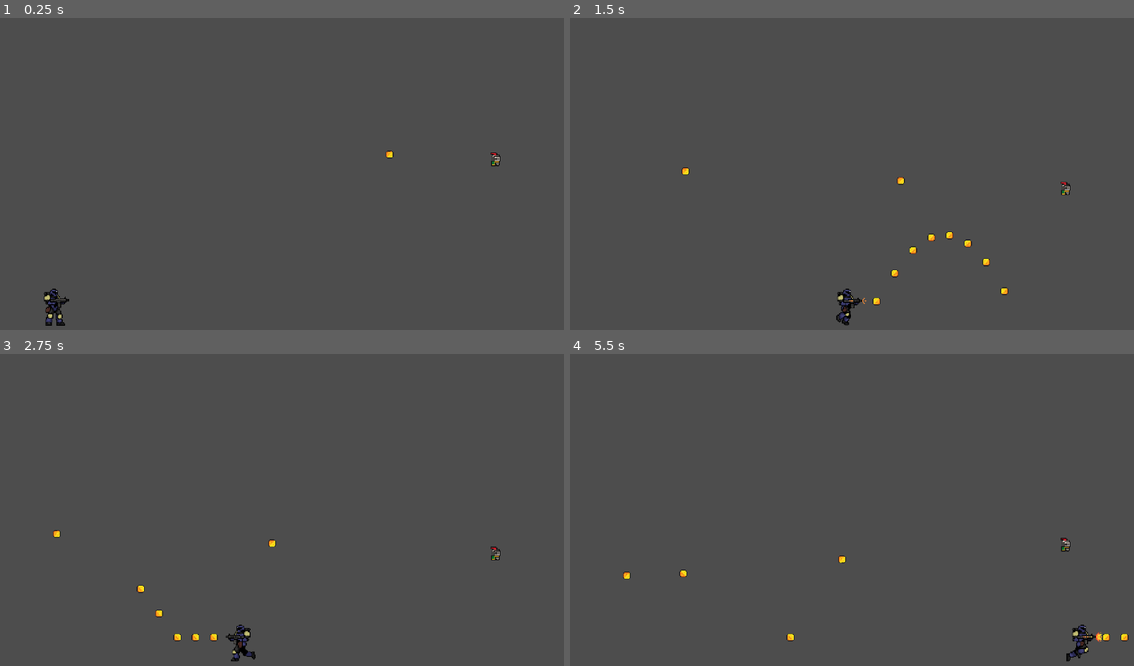
Above: before the commit, frames 1-4 (two rows, left to right).
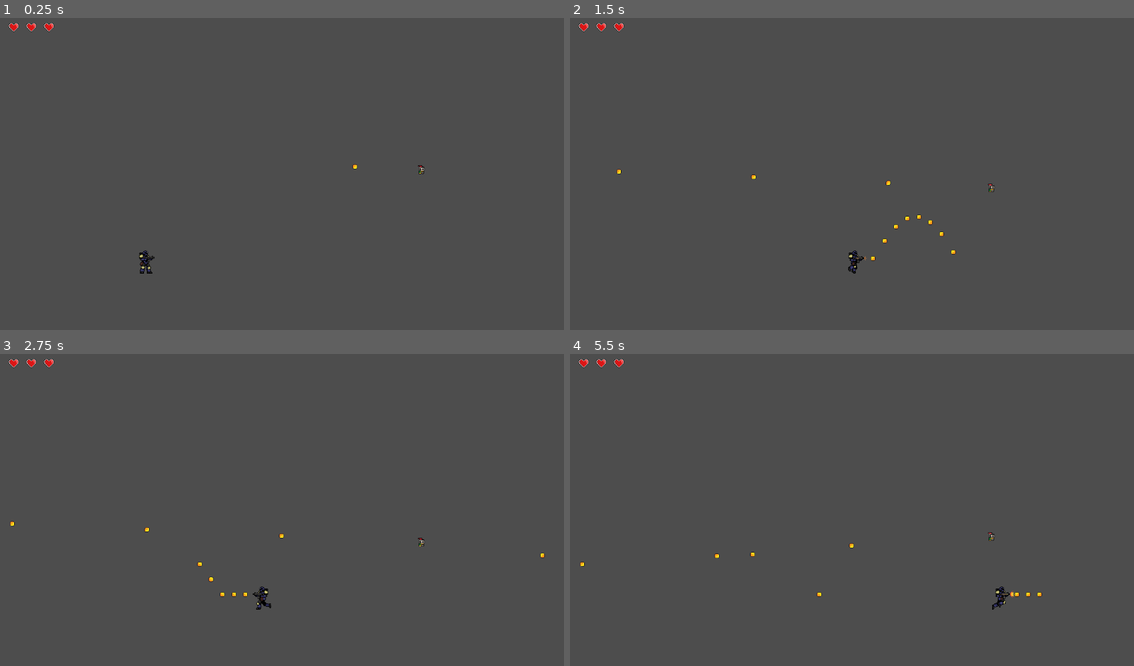
Above: after the commit, the same moments.

Repository: MihneaTudor/Fruit-Marine
Game: Godot game, scene res://Scenes/game.tscn
The game is run twice, just before and just after one commit, with the same random seed, the same clock (stepped at 60 frames per second) and the same inputs.
Inputs:
- Up to frame 1 (0.25 s): no input
- Up to frame 2 (1.5 s): tap Enter (ui_accept) at 0.5, 0.77 s; hold F (shoot) 0.53-1.28 s; hold Right (ui_right) from 0.53 s (still down); tap F (shoot) at 1.35 s
- Up to frame 3 (2.75 s): tap Enter (ui_accept) at 1.52 s; release Right (ui_right) at 2.03 s; hold Left (ui_left) from 2.03 s (still down); hold F (shoot) from 2.03 s (still down)
- Up to frame 4 (5.5 s): release Left (ui_left) at 2.78 s; release F (shoot) at 2.78 s; hold Right (ui_right) 2.78-4.28 s; tap F (shoot) at 2.85, 4.35 s; tap Enter (ui_accept) at 3.02, 3.77, 4.52 s; hold F (shoot) 3.53-4.28 s; hold Left (ui_left) 4.28-5.03 s; hold Right (ui_right) from 5.03 s (still down); hold F (shoot) from 5.03 s (still down)

The runs differ from the first frame. In frame 1, 0.7% of the frame differs, in the area x 1-89%, y 1-99%; in frame 2, 1.0%; in frame 3, 0.9%; in frame 4, 0.9%.
Error after the commit: Invalid access to property or key 'health_changed' on a base object of type 'Nil'. (res://Scripts/Inimioare_settup1.gd:8)

Commit message:
Inimiaore update

Diff:
--- a/fruit-marine-game/Scenes/game.tscn
+++ b/fruit-marine-game/Scenes/game.tscn
@@ -1,7 +1,9 @@
-[gd_scene load_steps=6 format=3 uid="uid://dnwkxyttqpq3a"]
+[gd_scene load_steps=7 format=3 uid="uid://dnwkxyttqpq3a"]
 
+[ext_resource type="Script" path="res://Scripts/Inimioare_settup1.gd" id="1_hhg6o"]
 [ext_resource type="PackedScene" uid="uid://dkayc8u0sdaud" path="res://Scenes/Player.tscn" id="1_ufoxo"]
 [ext_resource type="PackedScene" uid="uid://dw1chw3ljlto6" path="res://Scenes/Boss_Template.tscn" id="2_hovfv"]
+[ext_resource type="Texture2D" uid="uid://cp172qw2bl660" path="res://Assests/sprites/HeartFull.png" id="3_sftiq"]
 
 [sub_resource type="WorldBoundaryShape2D" id="WorldBoundaryShape2D_60vjs"]
 distance = -77.0
@@ -10,16 +12,35 @@
 normal = Vector2(0.00480764, 0.999988)
 distance = -25.9757
 
-[sub_resource type="CanvasTexture" id="CanvasTexture_rxgfc"]
+[node name="Node2D" type="Node2D"]
 
-[node name="Node2D" type="Node2D"]
+[node name="UI" type="CanvasLayer" parent="."]
+
+[node name="HBoxContainer" type="HBoxContainer" parent="UI"]
+offset_left = 10.0
+offset_top = 10.0
+offset_right = 119.0
+offset_bottom = 42.0
+alignment = 1
+script = ExtResource("1_hhg6o")
+
+[node name="Heart1" type="TextureRect" parent="UI/HBoxContainer"]
+layout_mode = 2
+texture = ExtResource("3_sftiq")
+
+[node name="Heart2" type="TextureRect" parent="UI/HBoxContainer"]
+layout_mode = 2
+texture = ExtResource("3_sftiq")
+
+[node name="Heart3" type="TextureRect" parent="UI/HBoxContainer"]
+layout_mode = 2
+texture = ExtResource("3_sftiq")
 
 [node name="CharacterBody2D" parent="." instance=ExtResource("1_ufoxo")]
 position = Vector2(-292, 154)
 
 [node name="Camera2D" type="Camera2D" parent="."]
-position = Vector2(0, -1)
-zoom = Vector2(1.6, 1.6)
+position = Vector2(-12, -12)
 
 [node name="Boss Body Template" parent="." instance=ExtResource("2_hovfv")]
 position = Vector2(273, -27)
@@ -36,22 +57,3 @@
 
 [node name="CollisionShape2D" type="CollisionShape2D" parent="World Border Up"]
 shape = SubResource("WorldBoundaryShape2D_12j6w")
-
-[node name="UI" type="CanvasLayer" parent="."]
-
-[node name="HBoxContainer" type="HBoxContainer" parent="UI"]
-offset_left = -356.0
-offset_top = -201.0
-offset_right = -288.0
-offset_bottom = -182.0
-alignment = 1
-
-[node name="Heart1" type="TextureRect" parent="UI/HBoxContainer"]
-layout_mode = 2
-
-[node name="Heart2" type="TextureRect" parent="UI/HBoxContainer"]
-layout_mode = 2
-texture = SubResource("CanvasTexture_rxgfc")
-
-[node name="Heart3" type="TextureRect" parent="UI/HBoxContainer"]
-layout_mode = 2
--- /dev/null
+++ b/fruit-marine-game/Scripts/Inimioare_settup1.gd
@@ -0,0 +1,15 @@
+extends HBoxContainer
+
+@export var HeartFull: Texture
+@export var HeartEmpty: Texture
+@export var player: CharacterBody2D  # Assign player in the editor
+
+func _ready():
+	player.health_changed.connect(update_hearts)
+	update_hearts(player.current_health)
+
+func update_hearts(health):
+	for i in range(get_child_count()):
+		var heart = get_child(i)
+		if heart is TextureRect:
+			heart.texture = HeartFull if i < health else HeartEmpty
--- a/fruit-marine-game/project.godot
+++ b/fruit-marine-game/project.godot
@@ -22,6 +22,26 @@
 "events": [Object(InputEventKey,"resource_local_to_scene":false,"resource_name":"","device":-1,"window_id":0,"alt_press …(192 unchanged characters)…
 ]
 }
+Jump={
+"deadzone": 0.5,
+"events": [Object(InputEventKey,"resource_local_to_scene":false,"resource_name":"","device":-1,"window_id":0,"alt_pressed":false,"shift_pressed":false,"ctrl_pressed":false,"meta_pressed":false,"pressed":false,"keycode":0,"physical_keycode":4194320,"key_label":0,"unicode":0,"location":0,"echo":false,"script":null)
+]
+}
+Walk-Left={
+"deadzone": 0.5,
+"events": [Object(InputEventKey,"resource_local_to_scene":false,"resource_name":"","device":-1,"window_id":0,"alt_pressed":false,"shift_pressed":false,"ctrl_pressed":false,"meta_pressed":false,"pressed":false,"keycode":0,"physical_keycode":4194319,"key_label":0,"unicode":0,"location":0,"echo":false,"script":null)
+]
+}
+Walk-right={
+"deadzone": 0.5,
+"events": [Object(InputEventKey,"resource_local_to_scene":false,"resource_name":"","device":-1,"window_id":0,"alt_pressed":false,"shift_pressed":false,"ctrl_pressed":false,"meta_pressed":false,"pressed":false,"keycode":0,"physical_keycode":4194321,"key_label":0,"unicode":0,"location":0,"echo":false,"script":null)
+]
+}
+Space={
+"deadzone": 0.5,
+"events": [Object(InputEventKey,"resource_local_to_scene":false,"resource_name":"","device":-1,"window_id":0,"alt_pressed":false,"shift_pressed":false,"ctrl_pressed":false,"meta_pressed":false,"pressed":false,"keycode":0,"physical_keycode":32,"key_label":0,"unicode":32,"location":0,"echo":false,"script":null)
+]
+}
 
 [physics]
 
Not shown, changed: fruit-marine-game/Assests/sprites/HeartEmpty.png.import
Not shown, changed: fruit-marine-game/Assests/sprites/HeartFull.png.import
